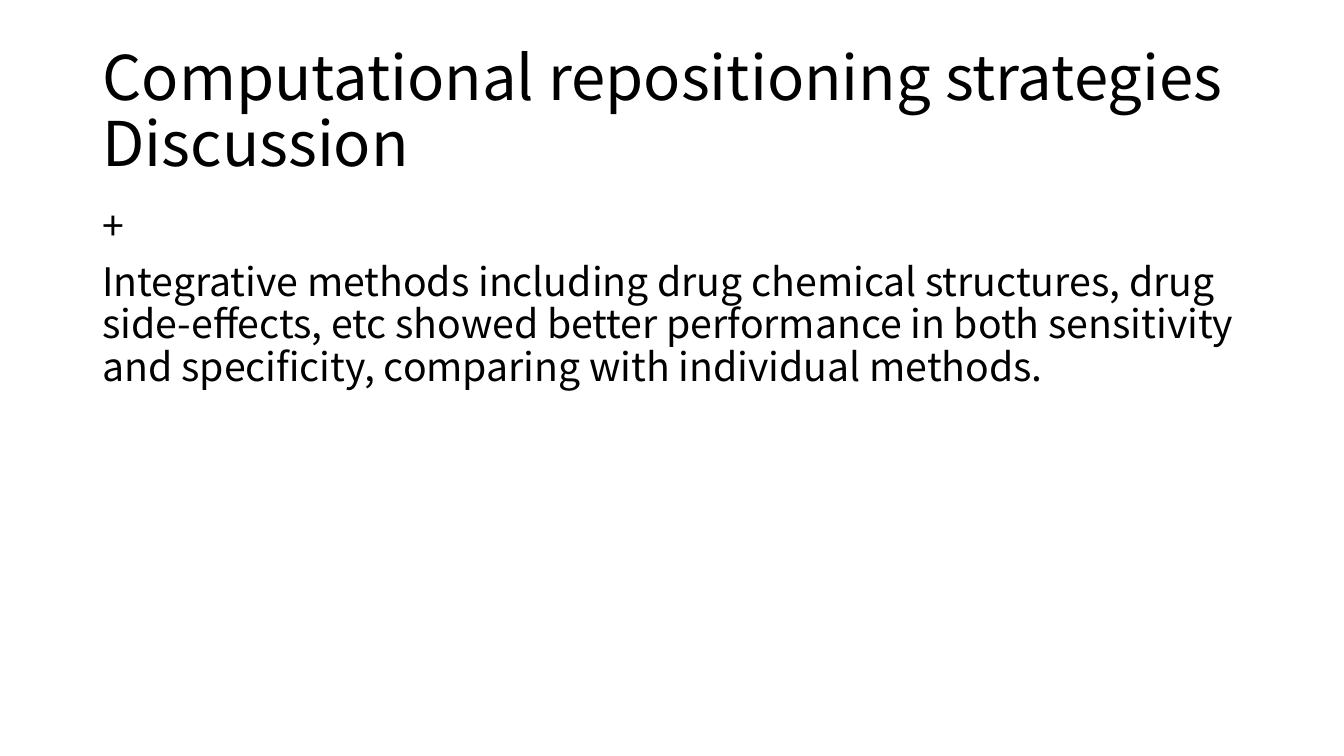
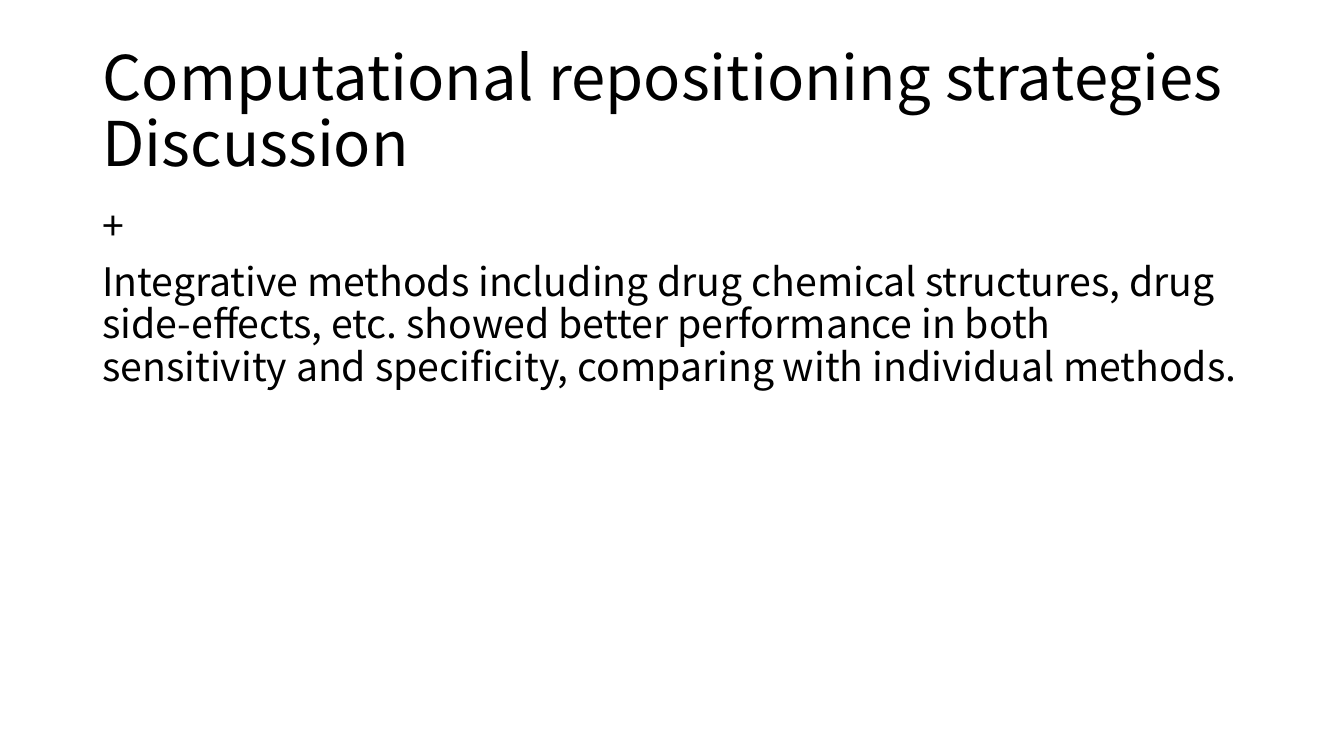
Before and after one commit to moklise/TIL, a slide deck: slide 13 of Review/[2] A Survey Off Current Trends In Computational Drug/A survey of current trends in computational drug.pptx. Drawn at 1344x756 pixels with LibreOffice and Linux fonts; fonts in the diff are those of the drawing. Boxes give left, top, right and bottom in pixels: in the first picture for what was removed or moved away, otherwise in the second. Text is boxed around its words. In the diff, an @@ line names an element or a change of style, - is before the commit and + after.

Commit message:
[Publication Review] Literature mining, ontologies and information visualization for drug repurposing

```diff
--- a/Review/[2] A Survey Off Current Trends In Computational Drug/A survey of current trends in computational drug.pptx
+++ b/Review/[2] A Survey Off Current Trends In Computational Drug/A survey of current trends in computational drug.pptx
@@ text at bbox=[102, 264, 1236, 391]: text changed @@
-Integrative methods including drug chemical structures, drug side-effects, etc showed better performance in both sensitivity and specificity, comparing with individual methods.
+Integrative methods including drug chemical structures, drug side-effects, etc. showed better performance in both sensitivity and specificity, comparing with individual methods.
```
Also in this commit, not shown: 4 other slides changed, 2 other files.
